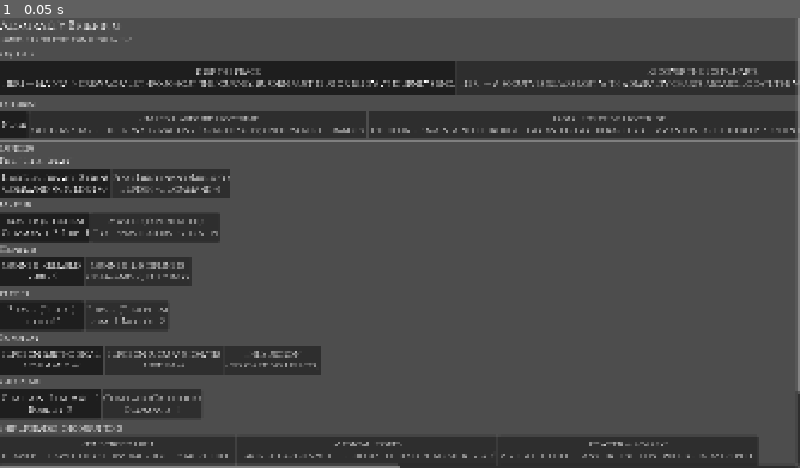
Above: before the commit, frame 1.
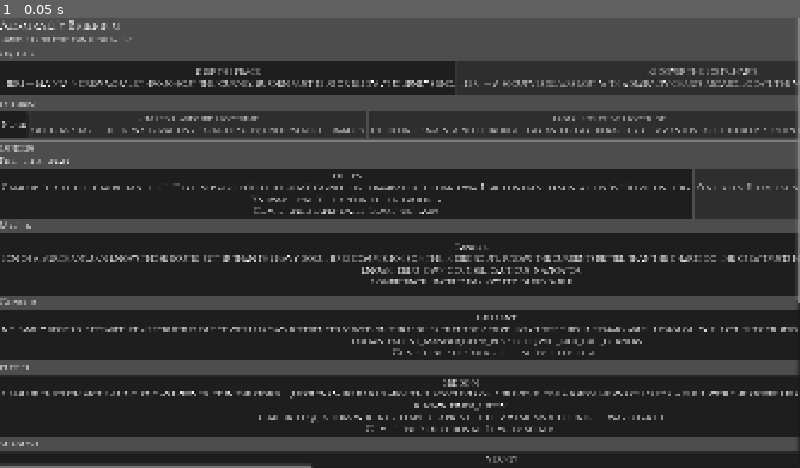
Above: after the commit, the same moment.

Repository: mcgrj/deadreckoning
Game: Godot game, scene res://src/ui/PreparationScene.tscn
Two runs of this game, one before a commit and one after it. Both use one fixed random seed, a clock stepped at 60 frames per second and the inputs below.
Inputs:
- Up to frame 1 (0.05 s): no input

The runs differ from the first frame. In frame 1, 48% of the frame differs, in the area x 0-100%, y 33-100%.

Commit message:
feat: PreparationScene shows generated officer pool with trait disclosure and history
Co-Authored-By: Claude Sonnet 4.6 <noreply@anthropic.com>

Diff:
--- a/game/src/ui/PreparationScene.gd
+++ b/game/src/ui/PreparationScene.gd
@@ -28,6 +28,7 @@
 var _recommended: Dictionary = {}          # content_id -> { reward_text, type, trait? }
 var _free_upgrade_id: String = ""          # recommended upgrade that doesn't use a slot
 var _allocation_panel: VBoxContainer = null  # wired up in _build_ui (Task 10)
+var _officer_pool_defs: Array = []  # OfficerDef records loaded from ProgressionState
 
 
 # Returns { "unavailable_ids": Array[String], "recommended": Dictionary }
@@ -121,6 +122,8 @@
 	for content_id: String in _recommended:
 		if _recommended[content_id].get("type", "") == "upgrade":
 			_free_upgrade_id = content_id
+	SaveManager.replenish_pool(progression)
+	_officer_pool_defs = progression.officer_pool
 	_build_ui()
 
 
@@ -281,16 +284,10 @@
 
 
 func _build_officer_slots(parent: VBoxContainer) -> void:
-	var all_officers: Array = ContentRegistry.get_all("officers")
-	# Group by role
-	var by_role: Dictionary = {}
-	for off: ContentBase in all_officers:
-		var def: OfficerDef = off as OfficerDef
-		if def == null or def.role == "" or def.role not in REQUIRED_ROLES:
-			continue
-		if not by_role.has(def.role):
-			by_role[def.role] = []
-		by_role[def.role].append(def)
+	# Determine which roles are reduced/unavailable due to officer_accused bias
+	var accused_roles: Array[String] = []
+	if "officer_accused" in _admiralty_bias:
+		accused_roles = ["first_lieutenant"]  # bias specifically targets first_lieutenant per 6B spec
 
 	for role: String in REQUIRED_ROLES:
 		var role_label := Label.new()
@@ -298,29 +295,31 @@
 		parent.add_child(role_label)
 		var hbox := HBoxContainer.new()
 		parent.add_child(hbox)
-		var variants: Array = by_role.get(role, [])
+
+		var candidates: Array = _officer_pool_defs.filter(func(d: OfficerDef): return d.role == role)
 		if not _officer_buttons_by_role.has(role):
 			_officer_buttons_by_role[role] = []
-		for def: OfficerDef in variants:
+
+		for def: OfficerDef in candidates:
 			var btn := Button.new()
-			var unavailable: bool = def.id in _unavailable_ids
+			var unavailable: bool = role in accused_roles
 			var is_recommended: bool = def.id in _recommended
 			var reward_text: String = _recommended.get(def.id, {}).get("reward_text", "")
-			var extra := ""
+			var card_text := _format_officer_card(def)
+			if is_recommended:
+				card_text += "\n▲ " + reward_text
 			if unavailable:
-				extra = "\n— Not available this commission"
-			elif is_recommended:
-				extra = "\n▲ " + reward_text
-			btn.text = "%s\n%s%s" % [def.display_name, _format_effects(def.starting_effects), extra]
+				card_text += "\n— Not available this commission"
+			btn.text = card_text
 			btn.disabled = unavailable
 			btn.modulate.a = 0.4 if unavailable else 1.0
-			btn.custom_minimum_size = Vector2(200, 70)
+			btn.custom_minimum_size = Vector2(240, 110)
 			btn.toggle_mode = true
 			btn.pressed.connect(_on_officer_selected.bind(role, def.id, btn))
 			_officer_buttons[def.id] = btn
 			_officer_buttons_by_role[role].append(btn)
 			hbox.add_child(btn)
-			if not _selected_officers.has(role):
+			if not _selected_officers.has(role) and not unavailable:
 				_selected_officers[role] = def.id
 				btn.button_pressed = true
 
@@ -378,6 +377,34 @@
 	return ", ".join(parts)
 
 
+func _competence_band(val: int) -> String:
+	match val:
+		1: return "unreliable"
+		2: return "uncertain"
+		3: return "steady"
+		4: return "dependable"
+		5: return "exceptional"
+		_: return "unknown"
+
+
+func _format_officer_card(def: OfficerDef) -> String:
+	var background: String = def.tags[0] if def.tags.size() > 0 else ""
+	var lines: Array[String] = []
+	lines.append(def.display_name)
+	if background != "":
+		lines.append(background)
+	if not def.disclosed_traits.is_empty():
+		lines.append("Known: " + ", ".join(def.disclosed_traits))
+	if not def.rumoured_hints.is_empty():
+		lines.append("Rumoured: " + ", ".join(def.rumoured_hints))
+	lines.append("Competence: %s · Loyalty: %s" % [_competence_band(def.competence), _competence_band(def.loyalty)])
+	if def.runs_survived > 0:
+		lines.append("%d run(s) survived" % def.runs_survived)
+		if not def.notable_events.is_empty():
+			lines.append("History: " + ", ".join(def.notable_events.slice(0, 3)))
+	return "\n".join(lines)
+
+
 func _build_allocation_panel() -> VBoxContainer:
 	var panel := VBoxContainer.new()
 
@@ -511,10 +538,20 @@
 					if trait_value != "":
 						officer_traits[role] = trait_value
 
+	# Collect OfficerDef records for hired officers (pass defs, not just ids)
+	var hired_officer_defs: Array = []
+	for role: String in _selected_officers:
+		var oid: String = _selected_officers[role]
+		for def: OfficerDef in _officer_pool_defs:
+			if def.id == oid:
+				hired_officer_defs.append(def)
+				break
+
 	var config := {
 		"objective_id": _selected_objective,
 		"doctrine_id": _selected_doctrine,
 		"officer_ids": _selected_officers.values(),
+		"officer_defs": hired_officer_defs,
 		"upgrade_ids": _selected_upgrades,
 		"starting_supply_bonus": supply_bonus,
 		"starting_command_bonus": command_bonus,
